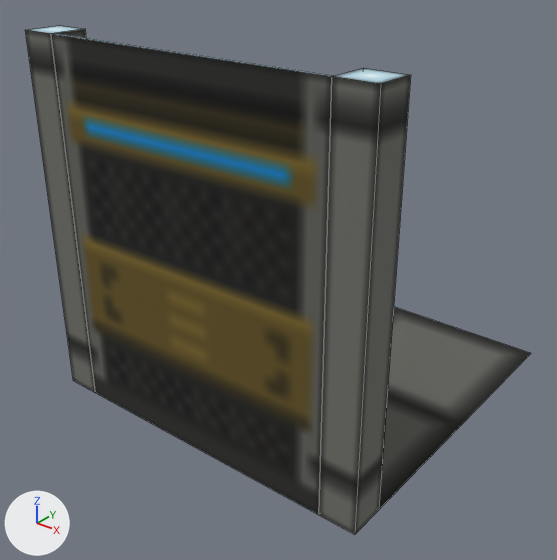
Before and after pictures for a commit that changed the OBJ model Models/Walls/Wall1/NEW.obj.
Both versions are drawn from a camera (50 mm lens) standing at (2.37, -3.26, 1.54) and looking at (-0.04, -0.24, -0.33). The lights are fixed; the arrows at lower left show +X, +Y and +Z. The first picture is the older version. Mesh edges are drawn as thin lines. Where no turn or scale is listed for an object, it has been applied to the vertices.

The older version as bpy lines, for what is in view:
```python
me_floor = bpy.data.meshes.new('Floor')
me_floor.from_pydata(...)  # 4 vertices, 1 face; spans x -1.0..1.0, y -1.0..1.0, z -1.0
me_floor.materials.append(mat_m_9a67e170_a429_6e0b_c13d_136cc56454c0)  # picture img_walltexture_png
me_s = bpy.data.meshes.new('S')
me_s.from_pydata(...)  # a box spanning x -0.8..0.8, y -1.0..-0.98, z -1.0..1.0
me_s.materials.append(mat_m_9a67e170_a429_6e0b_c13d_136cc56454c0)  # picture img_walltexture_png
# before: 0 (-0.8, -1.0, -1.0) at pixel (95, 392), 1 (-0.8, -1.0, 1.0) at pixel (50, 33), 2 (-0.8, -0.98, 1.0) at pixel (54, 33), 3 (-0.8, -0.98, -1.0), 4 (0.8, -0.98, 1.0) at pixel (335, 75)
# before: 5 (0.8, -0.98, -1.0), 6 (0.8, -1.0, 1.0) at pixel (331, 76), 7 (0.8, -1.0, -1.0) at pixel (318, 514)
me_sw = bpy.data.meshes.new('SW')
me_sw.from_pydata(...)  # a box spanning x -1.0..-0.8, y -1.0..-0.8, z -1.0..1.0
me_sw.materials.append(mat_m_9a67e170_a429_6e0b_c13d_136cc56454c0)  # picture img_walltexture_png
ob_floor = bpy.data.objects.new('Floor', me_floor)
ob_floor.location = (0.0, 0.0, 0.0)
ob_s = bpy.data.objects.new('S', me_s)
ob_s.location = (0.0, 0.0, 0.0)
ob_sw = bpy.data.objects.new('SW', me_sw)
ob_sw.location = (0.0, 0.0, 0.0)
# also in view: 'SE' at (0.9, -0.9, 0.0)
```
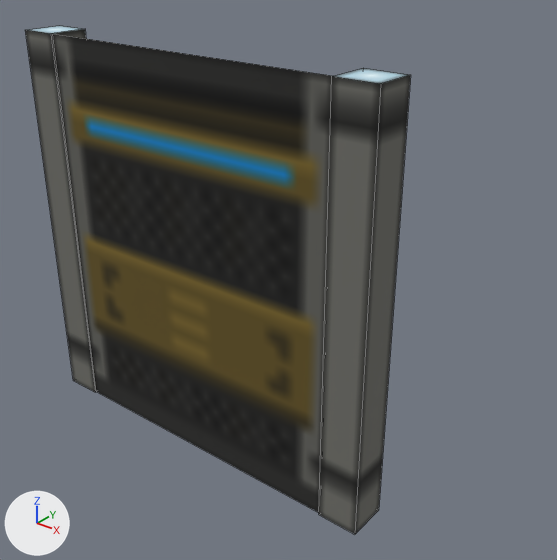
Location of each change, (x1, y1, x2, y2) in pixels of the pictures (557 x 560 px):
'S', reshaped: before (51, 33, 334, 515); after (53, 34, 332, 513)
'Floor', deleted: before (379, 307, 531, 509)

Patch to the scene script:
```diff
--- a/Models/Walls/Wall1/NEW.obj.py
+++ b/Models/Walls/Wall1/NEW.obj.py
@@ me_s @@
 # used by ob_s; location = (0.0, 0.0, 0.0)
 # verts and faces of me_s; kept vertices keep their numbers, new ones are numbered from 8
-me_s.from_pydata(...)  # 8 vertices, 6 faces; spans x -0.8..0.8, y -1.0..-0.98, z -1.0..1.0
+me_s.from_pydata(...)  # 4 vertices, 1 face; spans x -0.8..0.8, y -0.99, z -1.0..1.0
+# me_s part 1
+delete_vertices([*range(0, 8)])  # with the faces that use them
+verts[8] = (-0.8, -0.99, -1.0)  # pixel (96, 391)
+verts[9] = (-0.8, -0.99, 1.0)  # pixel (52, 33)
+verts[10] = (0.8, -0.99, 1.0)  # pixel (333, 75)
+verts[11] = (0.8, -0.99, -1.0)
+faces += [(8, 9, 10, 11)]
 me_s.materials.append(mat_m_9a67e170_a429_6e0b_c13d_136cc56454c0)
@@ ob_floor @@
-ob_floor = bpy.data.objects.new('Floor', me_floor)
-ob_floor.location = (0.0, 0.0, 0.0)
```
